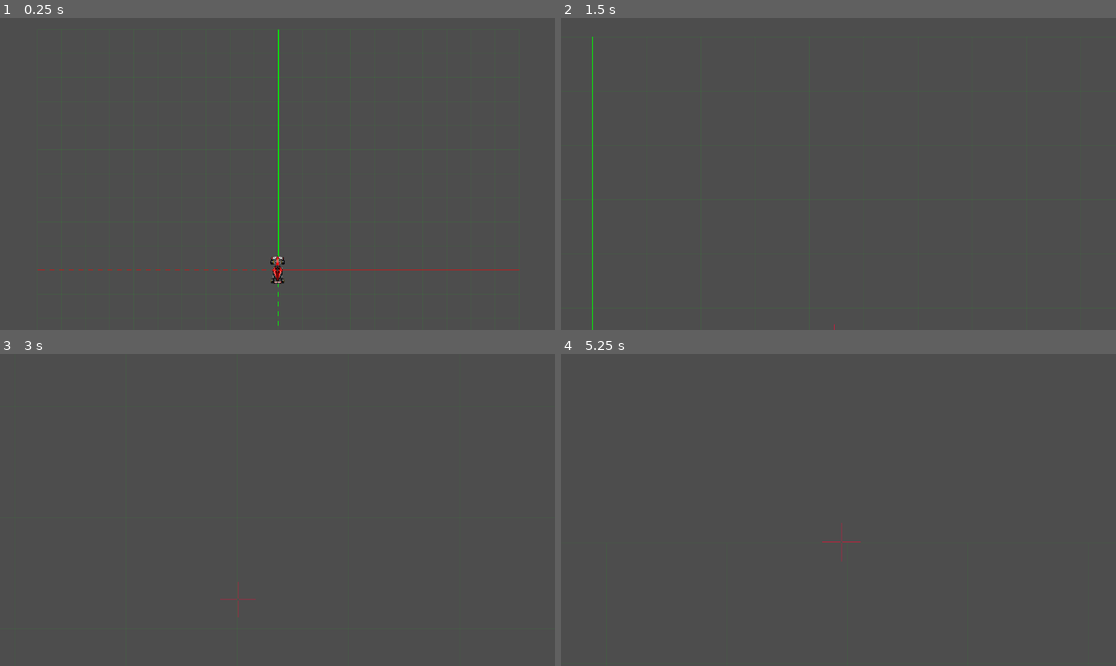
Above: before the commit, frames 1-4 (two rows, left to right).
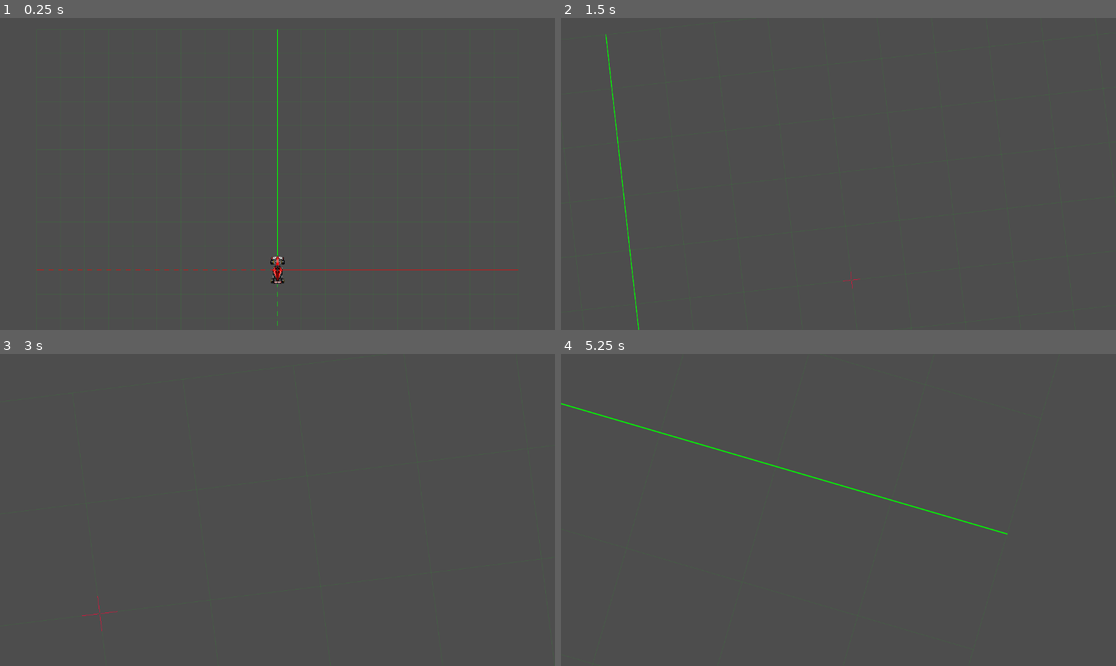
Above: after the commit, the same moments.

Repository: LuisJFdS/carrera-2d
Game: Godot game, scene res://salida.tscn
Two runs of this game, one before a commit and one after it. Both use one fixed random seed, a clock stepped at 60 frames per second and the inputs below.
Inputs (mouse positions are in pixels of both pictures, inside the frame that each line leads up to):
- Up to frame 1 (0.25 s): no input
- Up to frame 2 (1.5 s): tap Enter at 0.5 s; move the mouse to (960, 158) at 0.52 s; hold Right (ui_right) 0.53-1.28 s; hold + (zoom+) 0.53-1.28 s; click (960, 158) at 0.67 s; move the mouse to (727, 189) at 1.27 s; hold Down (ui_down) from 1.28 s (still down); tap - (zoom-) at 1.35 s
- Up to frame 3 (3 s): move the mouse to (333, 441) at 2.02 s; release Down (ui_down) at 2.03 s; hold Right (ui_right) 2.03-2.78 s; hold + (zoom+) 2.03-2.78 s; tap Space at 2.75 s; move the mouse to (249, 572) at 2.77 s; hold Up (ui_up) from 2.78 s (still down); tap - (zoom-) at 2.85 s; click (249, 572) at 2.92 s
- Up to frame 4 (5.25 s): tap Enter at 3.5 s; move the mouse to (1005, 556) at 3.52 s; release Up (ui_up) at 3.53 s; hold + (zoom+) 3.53-4.28 s; hold < (rotar_izq) 3.53-5.03 s; move the mouse to (672, 463) at 4.27 s; tap - (zoom-) at 4.35 s; move the mouse to (866, 510) at 5.02 s; hold Down (ui_down) from 5.03 s (still down); hold + (zoom+) from 5.03 s (still down); click (866, 510) at 5.17 s

The runs differ from the first frame. In frame 1, 0.3% of the frame differs, in the area x 6-94%, y 3-99%; in frame 2, 0.5%; in frame 3, less than 0.1%; in frame 4, 0.5%, in the area x 0-81%, y 15-67%.

Commit message:
Antes de pasar al cámara a 3D

Diff:
--- a/coche.gd
+++ b/coche.gd
@@ -1,8 +1,14 @@
 extends Node2D
 
 class Coche_Jugador:
-	var dest: Vector2 = Vector2.ZERO
+	var pos: Vector2 = Vector2.ZERO
+	var rot: float = 0.0				# rad
+	const ALINEACION_UNIVERSO = PI/4
+	var dest: Vector2 = Vector2.ZERO	# (m)
 	var vel: Vector2 = Vector2.ZERO
+	var acel: Vector2 = Vector2.ZERO	# (m/s2)
+	var delta_suma: float = 0.0			# (seg)
+	var automatico: bool = false
 var coche_j: = Coche_Jugador.new()
 
 func _ready() -> void:
@@ -13,20 +19,33 @@
 func _process(delta: float) -> void:
 	var mundo: Node2D = get_parent().get_node("Mundo")			# Permite utilizar las funciones de Mundo
 
+	# Verifica si hay un DESTINO para el coche y lo activa.
 	if mundo.cruz1.destino_coche == true:
+		coche_j.dest = mundo.cruz1.posicion			# (m)
+		coche_j.delta_suma = 0.0
+		# Pt= Po + Vo + 0,5 * a * t
+		coche_j.pos = Vector2(position.x/Constantes.PxM, -position.y/Constantes.PxM)	# (m)
+		coche_j.acel = 2 * (coche_j.dest - coche_j.pos - coche_j.vel)					# (m/s2)
+		print("INICIO t = ", String.num(coche_j.delta_suma, 3))
+		print("P0: ", coche_j.pos, " V0: ", coche_j.vel, " a: ", coche_j.acel,  " dest: ", coche_j.dest)
+		coche_j.automatico = true
 		mundo.cruz1.destino_coche = false
-		coche_j.dest = mundo.cruz1.posicion
-		coche_j.vel = mundo.cruz1.posicion - Vector2(position.x,-position.y)
 
-	if absf(coche_j.vel.x)>0:
-		if absf(coche_j.dest.x - position.x) < delta * absf(coche_j.vel.x):
-			position.x = coche_j.dest.x
-			coche_j.vel.x=0
+	if coche_j.automatico:
+		coche_j.delta_suma += delta
+		if (abs(coche_j.delta_suma) < 0.04 or 0.96 < abs(coche_j.delta_suma)):
+			print("t = ", String.num(coche_j.delta_suma, 3), "   ángulo: ", coche_j.vel.angle() * 180 / PI)
+
+		if (coche_j.delta_suma < 1.0):
+			coche_j.pos += coche_j.vel * delta + 0.5 * coche_j.acel * delta ** 2
+			coche_j.vel += coche_j.acel * delta
 		else:
-			position.x += delta * coche_j.vel.x
-	if absf(coche_j.vel.y)>0:
-		if absf(coche_j.dest.y - (-position.y)) < delta * absf(coche_j.vel.y):
-			position.y = (-coche_j.dest.y)
-			coche_j.vel.y=0
-		else:
-			position.y += delta * (-coche_j.vel.y)
+			coche_j.pos = coche_j.dest
+			var delta_ajustada = delta - (coche_j.delta_suma - 1)
+			coche_j.vel += coche_j.acel * delta_ajustada
+			print("FINAL t =", String.num(coche_j.delta_suma, 3), "  delta ajustada: ", String.num(delta_ajustada, 3))
+			coche_j.automatico = false
+
+
+		position = Vector2(coche_j.pos.x * Constantes.PxM, - coche_j.pos.y * Constantes.PxM)
+		rotation = coche_j.vel.angle() - coche_j.ALINEACION_UNIVERSO
--- a/globales.gd
+++ b/globales.gd
@@ -7,7 +7,6 @@
 #=============================================================================================
 
 var pantalla: Camera2D
-#var posicion_pantalla: Vector2 = Vector2.ZERO
 var nuevo_zoom: float = 0.0
 var node_coche: Node2D
 
--- a/mundo.gd
+++ b/mundo.gd
@@ -16,10 +16,10 @@
 	pass
 
 class CruzDatos:
-	var posicion: Vector2
-	var longitud: float = 40.0
+	var posicion: Vector2			# (m)
+	var longitud: float = 40.0		# (pixel)
 	var color_cruz = Color.CRIMSON
-	var grosor: float = 1
+	var grosor: float = 1			# (pixel)
 	var destino_coche: bool = false
 var cruz1:= CruzDatos.new()
 
@@ -42,7 +42,10 @@
 		var punto_ejes_mundo: Vector2
 		punto_ejes_mundo = coche.position + punto_ejes_coche.rotated(-coche.rotation)
 		punto_ejes_mundo.y = -punto_ejes_mundo.y
-		cruz1.posicion= punto_ejes_mundo
+		cruz1.posicion= punto_ejes_mundo/Constantes.PxM
+		# ................................................... AJUSTE PUNTO CRUZ
+		cruz1.posicion= 5 * round(cruz1.posicion/5)
+		# .....................................................................
 		cruz1.destino_coche = true
 		queue_redraw()
 
@@ -88,10 +91,10 @@
 
 	# ===== PINTAR CRUCES CON EL MOUSE ===================================================
 	pinta_cruz(
-		cruz1.posicion,
+		cruz1.posicion,			# (m)
 		cruz1.longitud,			# (pixel) Tamaño
 		cruz1.color_cruz,		# Color
-		cruz1.grosor			# Grosor en pixeles
+		cruz1.grosor			# (pixel) Grosor
 	)
 
 # ============================================================================================
@@ -170,14 +173,14 @@
 
 	# ===== Pintar una CRUZ en el UNIVERSO ===================================================
 func pinta_cruz(
-		centro: Vector2,	# (pixel) Posición de la cruz
+		centro_m: Vector2,	# (m) Posición de la cruz
 		largo: float,		# (pixel) Tamaño de la cruz
 		color: Color,		#
 		grosor: float		# (pixsel) Grosor de las lineas de la cruz
 	) -> void:
 
 	var diametro_hueco= 2 * grosor / Globales.pantalla.zoom.x
-
+	var centro: Vector2 = centro_m * Constantes.PxM
 	# línea horizontal
 	draw_line(
 		Vector2(centro.x - largo, -centro.y),
--- a/salida.gd
+++ b/salida.gd
@@ -22,7 +22,7 @@
 	Globales.pantalla.zoom = Vector2(0.2,0.2)
 
 	# ============== INICIALIZA el COCHE del JUGADOR =========================================
-	Globales.node_coche.position= Vector2(-10,0)
+	Globales.node_coche.position= Vector2(0,0)
 
 # ============================================================================================
 #	_process
